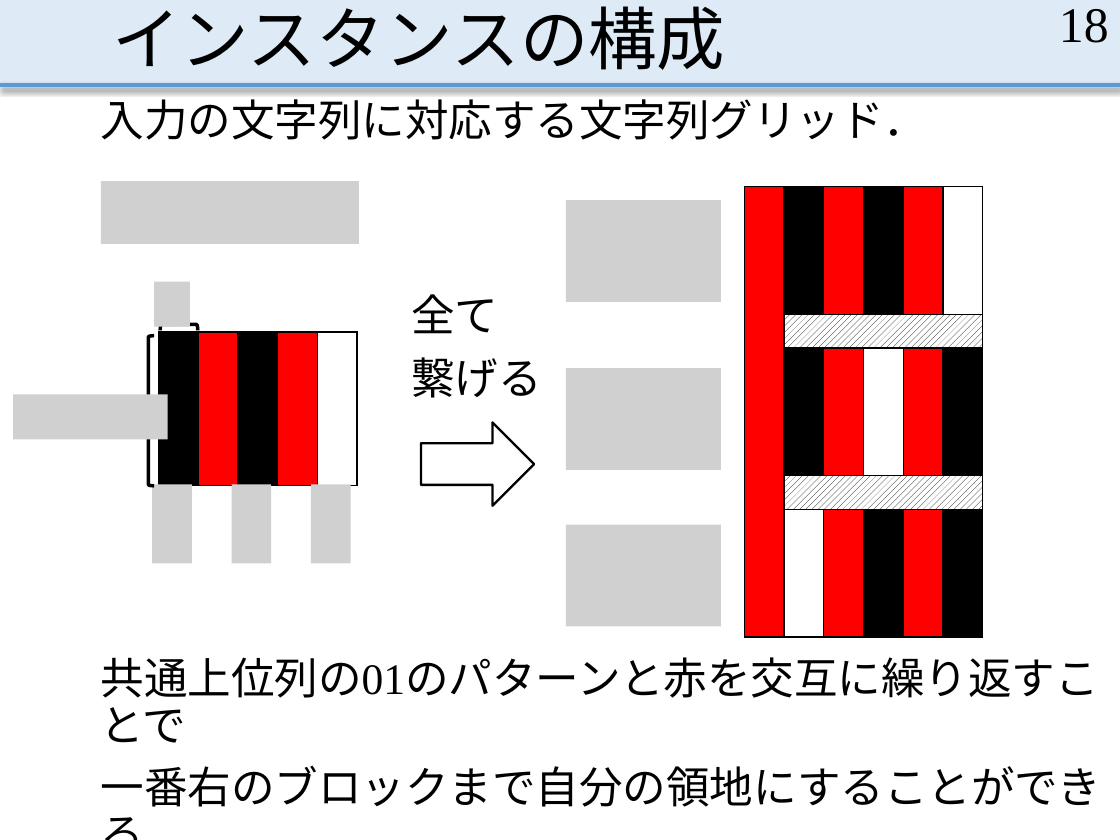
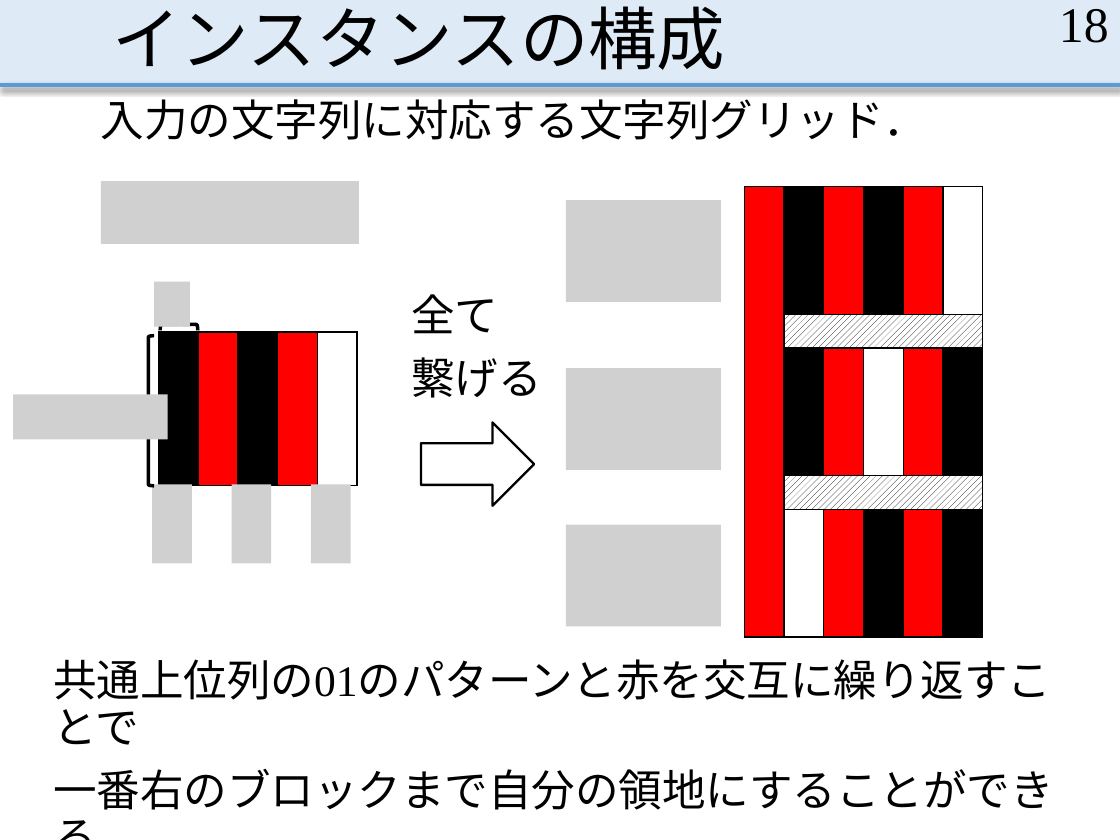
Before and after one commit to MasayaOda/SR, a slide deck: slide 18 of 190513oda.pptx. Drawn at 1120x840 pixels with LibreOffice and Linux fonts; fonts in the diff are those of the drawing; grey boxes stand for pictures. Boxes give left, top, right and bottom in pixels: in the first picture for what was removed or moved away, otherwise in the second. Text is boxed around its words. In the diff, an @@ line names an element or a change of style, - is before the commit and + after.

```diff
--- a/190513oda.pptx
+++ b/190513oda.pptx
@@ text "共通上位列の01のパターンと赤を交互に繰り返すことで" moved from (x1=101, y1=657, x2=1102, y2=807) to (x1=53, y1=659, x2=1054, y2=810) @@
```
Also in this commit, not shown: 11 other slides changed, 2 other files.
